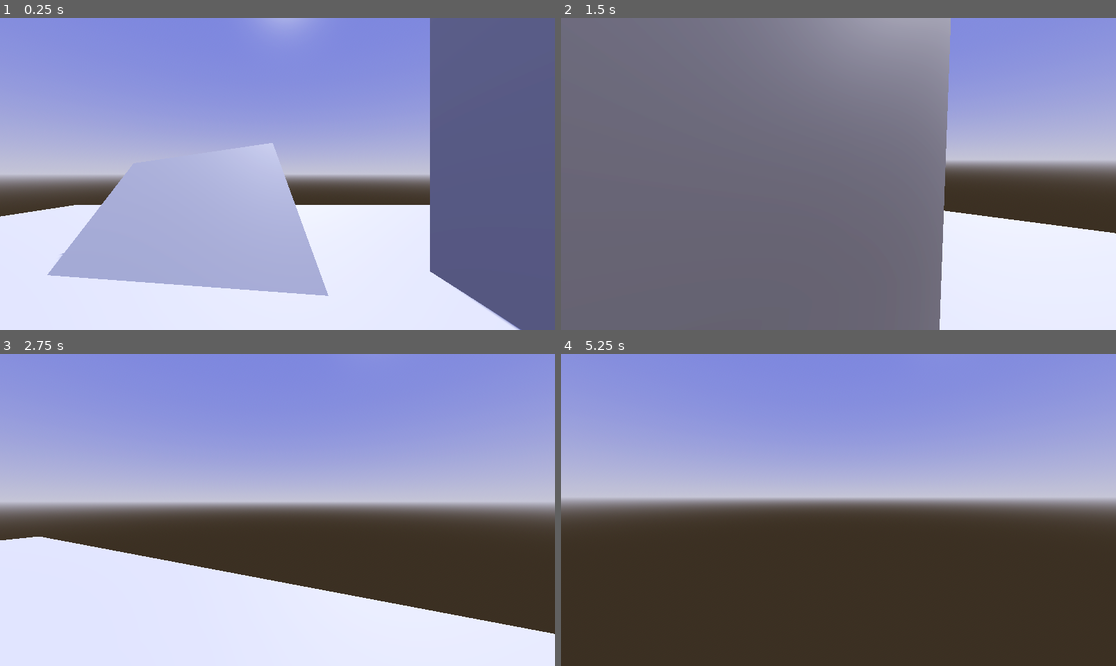
Above: before the commit, frames 1-4 (two rows, left to right).
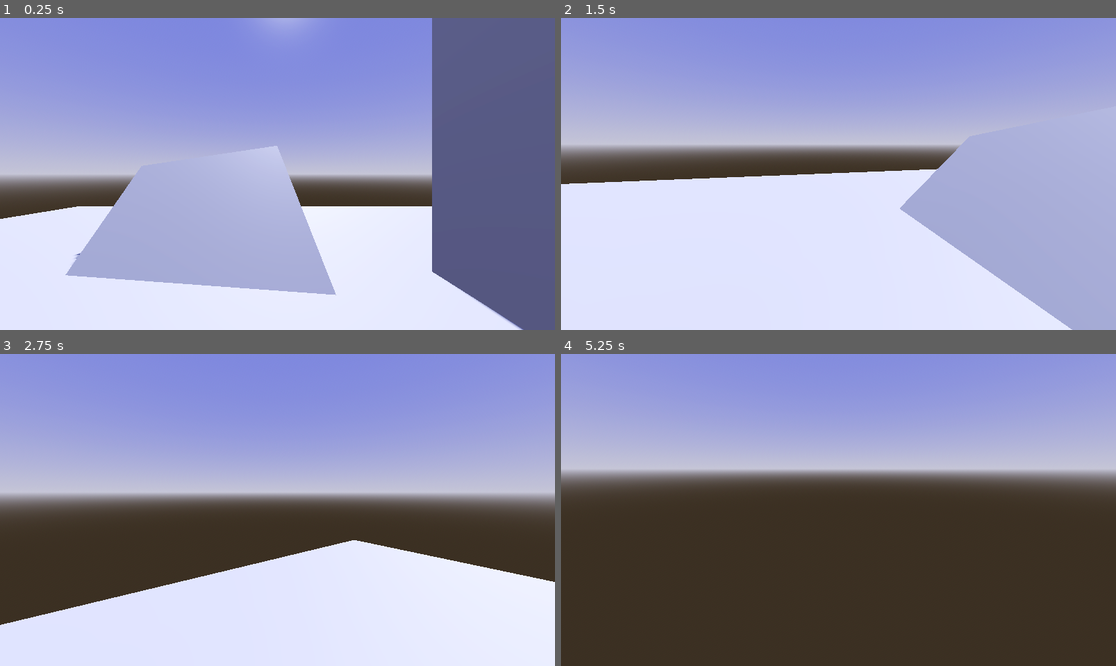
Above: after the commit, the same moments.

Repository: Pluki308/Godot-test
Game: Godot game, scene res://main.tscn
Two runs of this game, one before a commit and one after it. Both use one fixed random seed, a clock stepped at 60 frames per second and the inputs below.
Inputs (mouse positions are in pixels of both pictures, inside the frame that each line leads up to):
- Up to frame 1 (0.25 s): no input
- Up to frame 2 (1.5 s): move the mouse to (960, 158) at 0.52 s; press the mouse at (960, 158) at 0.53 s; hold D (right) 0.53-1.28 s; tap Space (jump) at 0.77 s; move the mouse to (810, 174) at 1.27 s; release the mouse at (810, 174) at 1.28 s; hold W (forwards) from 1.28 s (still down); tap Shift (sprint) at 1.35 s
- Up to frame 3 (2.75 s): keep holding W (forwards); tap Space (jump) at 1.52 s; click (249, 510) at 1.55 s; move the mouse to (288, 503) at 2.02 s; press the mouse at (288, 503) at 2.03 s
- Up to frame 4 (5.25 s): keep holding W (forwards); move the mouse to (832, 516) at 2.77 s; release the mouse at (832, 516) at 2.78 s; click (832, 516) at 2.85 s; tap Space (jump) at 3.02, 3.77, 4.52, 5 s; move the mouse to (877, 513) at 3.52 s; press the mouse at (877, 513) at 3.53 s; tap Shift (sprint) at 3.6 s; tap Escape (ui_escape, bound only after the commit) at 4.15 s; tap Enter at 4.25 s; move the mouse to (794, 506) at 4.27 s; release the mouse at (794, 506) at 4.28 s; click (794, 506) at 4.35 s; move the mouse to (844, 510) at 5.02 s; press the mouse at (844, 510) at 5.03 s

The runs differ from the first frame. In frame 1, 2.2% of the frame differs, in the area x 0-95%, y 0-100%; in frame 2, 82%, in the area x 0-100%, y 0-100%; in frame 3, 22%; in frame 4, 16%.

Commit message:
3d character zelf gemaakt

Diff:
--- /dev/null
+++ b/character_body_3d.gd
@@ -0,0 +1,39 @@
+extends CharacterBody3D
+
+@export_group("Camera")
+@export_range(0.0,1.0) var mouse_sensitivity :=0.25
+
+@export_group("Movement")
+@export var move_speed:= 8.0
+@export var acceleration:= 200.0
+
+@onready var _camera: Camera3D = %Camera3D
+
+var _camera_input_direction:=Vector2.ZERO
+
+func _input(event: InputEvent) -> void:
+	if event.is_action_pressed("left_click"):
+		Input.mouse_mode = Input.MOUSE_MODE_CAPTURED
+	if event.is_action_pressed("ui_escape"):
+		Input.mouse_mode = Input.MOUSE_MODE_VISIBLE
+
+func _unhandled_input(event: InputEvent) -> void:
+	var is_camera_motion:=(event is InputEventMouseMotion and Input.get_mouse_mode()==Input.MOUSE_MODE_CAPTURED)
+	if is_camera_motion:
+		_camera_input_direction = event.screen_relative*mouse_sensitivity
+
+func _physics_process(delta: float) -> void:
+	%Camera3D.rotation.x-=_camera_input_direction.y*delta
+	%Camera3D.rotation.y-=_camera_input_direction.x*delta
+	_camera_input_direction=Vector2.ZERO
+
+	var raw_input := Input.get_vector("left","right", "forwards", "backwards")
+	var forward := _camera.global_basis.z
+	var right := _camera.global_basis.x
+
+	var move_direction := forward * raw_input.y + right * raw_input.x
+	move_direction.y=0.0
+	move_direction=move_direction.normalized()
+
+	velocity=velocity.move_toward(move_direction*move_speed,acceleration*delta)
+	move_and_slide()
--- a/main.tscn
+++ b/main.tscn
@@ -1,6 +1,6 @@
-[gd_scene load_steps=5 format=3 uid="uid://dhtflfyhye0mq"]
+[gd_scene load_steps=6 format=3 uid="uid://dhtflfyhye0mq"]
 
-[ext_resource type="PackedScene" uid="uid://bs72ogkvdd7d6" path="res://addons/proto_controller/proto_controller.tscn" id="1_ig7tw"]
+[ext_resource type="Script" uid="uid://d0f6vwateqdhi" path="res://character_body_3d.gd" id="2_0xm2m"]
 
 [sub_resource type="ProceduralSkyMaterial" id="ProceduralSkyMaterial_7dm0k"]
 sky_top_color = Color(0.372924, 0.404077, 0.767691, 1)
@@ -15,6 +15,8 @@
 sky = SubResource("Sky_ig7tw")
 tonemap_mode = 2
 glow_enabled = true
+
+[sub_resource type="CapsuleShape3D" id="CapsuleShape3D_0xm2m"]
 
 [node name="Main" type="Node3D"]
 
@@ -46,4 +48,17 @@
 use_collision = true
 size = Vector3(5, 7, 1)
 
-[node name="ProtoController" parent="." instance=ExtResource("1_ig7tw")]
+[node name="CharacterBody3D" type="CharacterBody3D" parent="."]
+script = ExtResource("2_0xm2m")
+
+[node name="CollisionShape3D" type="CollisionShape3D" parent="CharacterBody3D"]
+shape = SubResource("CapsuleShape3D_0xm2m")
+
+[node name="Camera3D" type="Camera3D" parent="CharacterBody3D"]
+unique_name_in_owner = true
+transform = Transform3D(1, 0, 0, 0, 1, 0, 0, 0, 1, 0, 1, 0)
+
+[node name="CSGBox3D4" type="CSGBox3D" parent="."]
+transform = Transform3D(1, 0, 0, 0, 1, 0, 0, 0, 1, 0, 0, 9)
+use_collision = true
+size = Vector3(6, 6, 0.001)
--- a/project.godot
+++ b/project.godot
@@ -51,3 +51,23 @@
 "events": [Object(InputEventKey,"resource_local_to_scene":false,"resource_name":"","device":-1,"window_id":0,"alt_press …(195 unchanged characters)…
 ]
 }
+keyboard_q={
+"deadzone": 0.2,
+"events": [Object(InputEventKey,"resource_local_to_scene":false,"resource_name":"","device":-1,"window_id":0,"alt_pressed":false,"shift_pressed":false,"ctrl_pressed":false,"meta_pressed":false,"pressed":false,"keycode":0,"physical_keycode":81,"key_label":0,"unicode":113,"location":0,"echo":false,"script":null)
+]
+}
+left_click={
+"deadzone": 0.2,
+"events": [Object(InputEventMouseButton,"resource_local_to_scene":false,"resource_name":"","device":-1,"window_id":0,"alt_pressed":false,"shift_pressed":false,"ctrl_pressed":false,"meta_pressed":false,"button_mask":1,"position":Vector2(632, 37),"global_position":Vector2(651, 133),"factor":1.0,"button_index":1,"canceled":false,"pressed":true,"double_click":false,"script":null)
+]
+}
+right_click={
+"deadzone": 0.2,
+"events": [Object(InputEventMouseButton,"resource_local_to_scene":false,"resource_name":"","device":-1,"window_id":0,"alt_pressed":false,"shift_pressed":false,"ctrl_pressed":false,"meta_pressed":false,"button_mask":2,"position":Vector2(852, 55),"global_position":Vector2(871, 151),"factor":1.0,"button_index":2,"canceled":false,"pressed":true,"double_click":false,"script":null)
+]
+}
+ui_escape={
+"deadzone": 0.2,
+"events": [Object(InputEventKey,"resource_local_to_scene":false,"resource_name":"","device":-1,"window_id":0,"alt_pressed":false,"shift_pressed":false,"ctrl_pressed":false,"meta_pressed":false,"pressed":false,"keycode":0,"physical_keycode":4194305,"key_label":0,"unicode":0,"location":0,"echo":false,"script":null)
+]
+}
Not shown, added: character_body_3d.gd.uid
